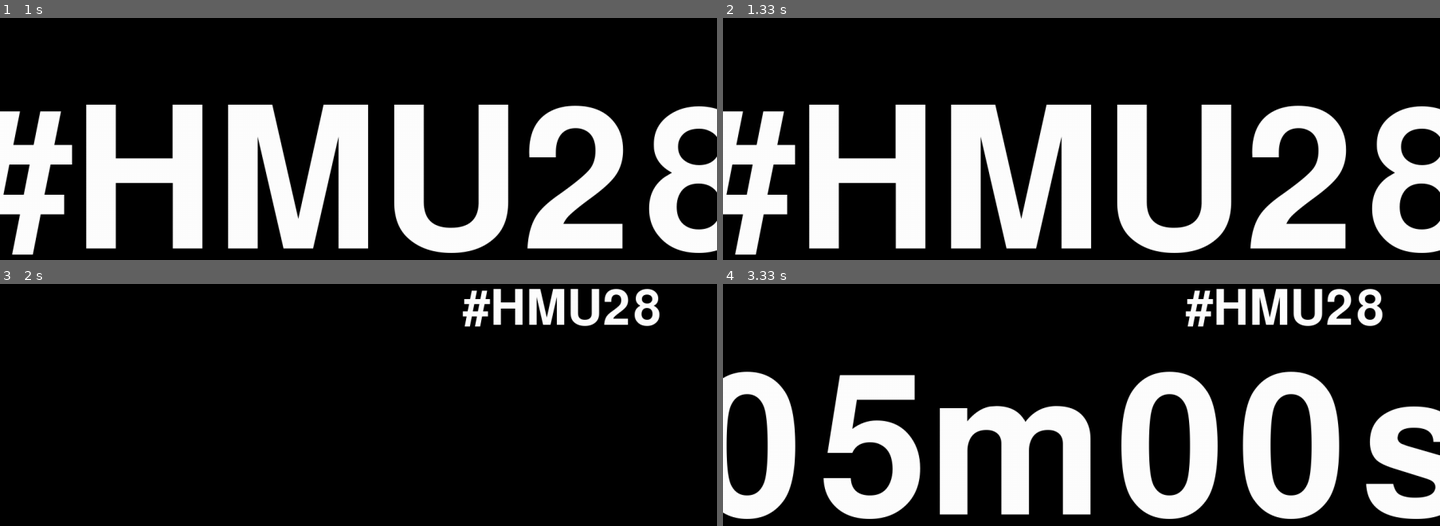
Above: before the commit, frames 1-4 (two rows, left to right).
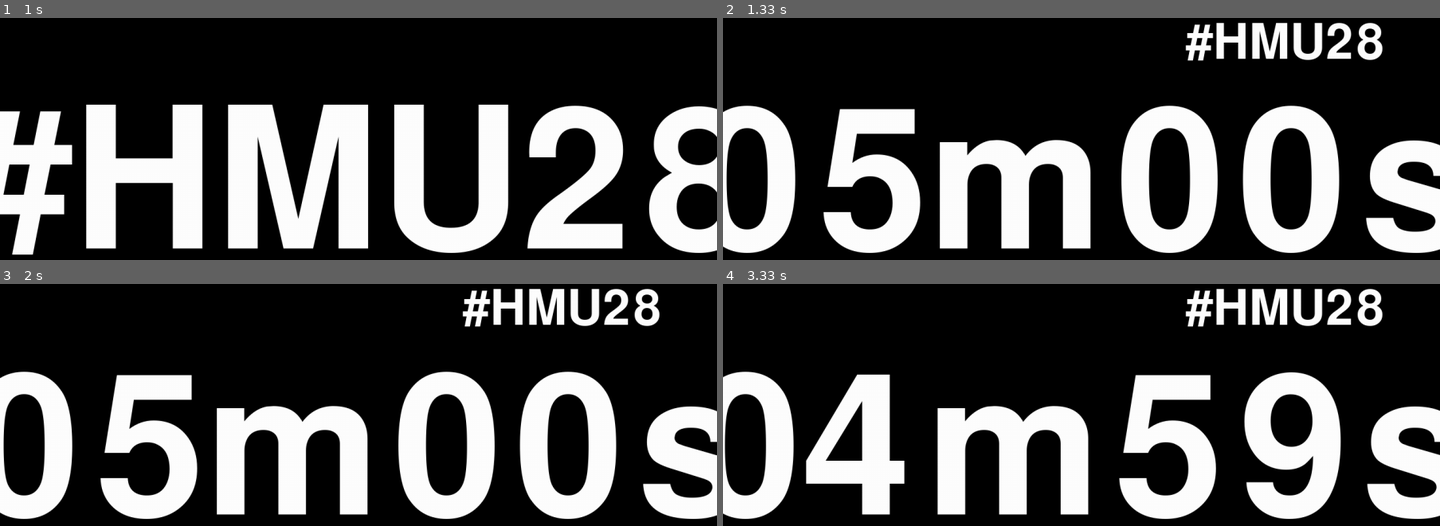
Above: after the commit, the same moments.

Repository: aaronfc/countdown
Game: pygame game, started from countdown/core-pygame.py
Same seed, same stepped clock (60 frames per second), same inputs: the game is played once before the commit and once after it. The source is Python 2; it was converted automatically to run under Python 3.
Inputs:
- Up to frame 1 (1 s): no input
- Up to frame 2 (1.33 s): no input
- Up to frame 3 (2 s): tap Space at 1.83 s
- Up to frame 4 (3.33 s): no input

Frame 1 is identical in both runs. In frame 2, 29% of the frame differs, in the area x 0-100%, y 1-99%; in frame 3, 27%; in frame 4, 11%.

Commit message:
Adding sleep

Diff:
--- a/countdown/core-pygame.py
+++ b/countdown/core-pygame.py
@@ -72,7 +72,7 @@
     if IS_READY:
         draw(background, counter)
         counter.update()
-    time.sleep(0.5)
+    time.sleep(0.1)
 
     screen.blit(background, (0, 0))
     pygame.display.flip()
